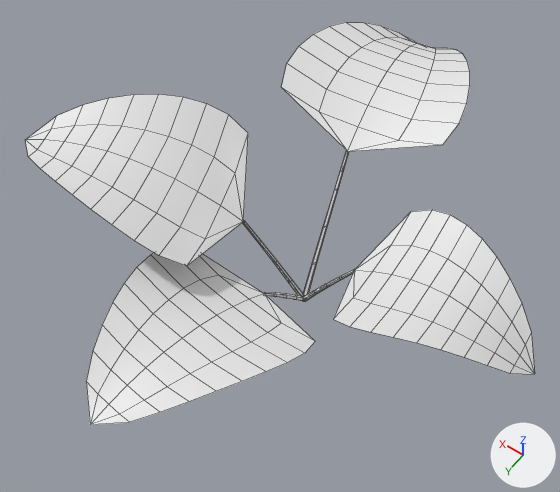
The FBX model Assets/models/jungle/elephant_a.fbx, before and after one commit.
Before and after are seen from a 50 mm lens placed at (-1.21, 1.91, 3.33), pointed at (0.1, 0.08, 0.45). Every picture has the same lights, and +X, +Y and +Z are marked at lower right. The first picture is the older version. Mesh edges are drawn as thin lines.

Names of what the first picture shows: 'elephant_a'.
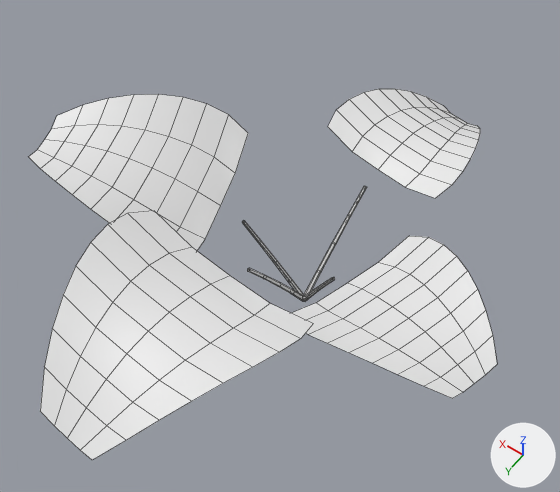
Diff of the bpy script that builds the scene:
```diff
--- a/Assets/models/jungle/elephant_a.fbx.py
+++ b/Assets/models/jungle/elephant_a.fbx.py
@@ me_elephant_a @@
 # used by ob_elephant_a; location = (0.0, 0.0, 0.0)
 # verts and faces of me_elephant_a; kept vertices keep their numbers, new ones are numbered from 288
 # before: 66 (1.16, 0.55, 0.81) at pixel (28, 156), 67 (1.19, 0.48, 0.78) at pixel (37, 149), 68 (1.21, 0.41, 0.78) at pixel (44, 139), 69 (1.23, 0.35, 0.78) at pixel (51, 129), 70 (1.25, 0.28, 0.81) at pixel (56, 115)
 # before: 71 (1.31, 0.45, 0.75) at pixel (25, 139)
-me_elephant_a.from_pydata(...)  # 288 vertices, 240 faces; spans x -1.16..1.31, y -1.44..1.27, z -0.01..0.96
+me_elephant_a.from_pydata(...)  # 288 vertices, 208 faces; spans x -1.07..1.31, y -1.25..1.5, z -0.01..0.93
+# me_elephant_a part 1
+# 11 vertices are removed from x -1.16..0.18, y -1.44..1.27, z 0.01..0.71
+# 52 faces are deleted
+# 4 vertices in x 0.03..0.05, y -0.31..-0.3, z 0.54..0.55 move by (-0.09, 0.0, -0.13)
+# 3 vertices in x 0.0..0.01, y 0.06..0.08, z 0.09..0.1 move by (0.0, 0.03, 0.08)
+# 3 vertices in x 0.01..0.03, y 0.14..0.15, z 0.19..0.2 move by (0.0, 0.05, 0.15)
+# 3 vertices in x 0.02..0.04, y 0.21..0.22, z 0.28 move by (0.0, 0.08, 0.23)
+# 3 vertices in x 0.03..0.04, y 0.29..0.3, z 0.36..0.37 move by (0.0, 0.1, 0.3)
+# 3 vertices in x 0.02..0.04, y -0.21..-0.2, z 0.36..0.37 move by (-0.06, 0.0, -0.09)
+# 173 vertices move from x -1.07..0.52, y -1.36..1.19, z 0.0..0.96 to x -1.02..0.52, y -1.18..1.4, z 0.0..0.93
+# 9 vertices are added at x -1.07..0.03, y -0.4..0.4, z 0.0..0.67
+# 24 new faces join them
+# me_elephant_a part 2
+delete_faces([(66, 67, 71), (67, 68, 71), (68, 69, 71), (69, 70, 71)])
+# other edits to the shape of me_elephant_a do not show in these pictures
 me_elephant_a.materials.append(mat_leaf)
```

What differs and where, as boxes (x1, y1, x2, y2) in the pictures (560 x 492 px; the box of a moved part takes in the faces that stretch with it):
'elephant_a', reshaped (8% narrower, 8% shorter)
    before: (25, 22, 535, 425)
    after: (29, 89, 497, 460)
part 1 of me_elephant_a, moved or reshaped
    before: (86, 22, 535, 425)
    after: (40, 89, 497, 460)
part 2 of me_elephant_a, deleted
    before: (25, 116, 57, 157)
